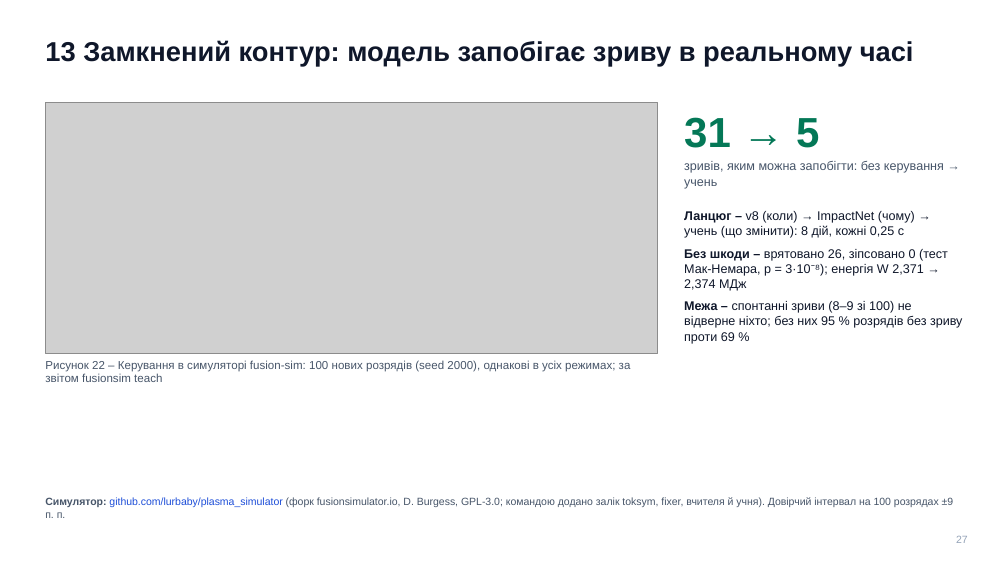
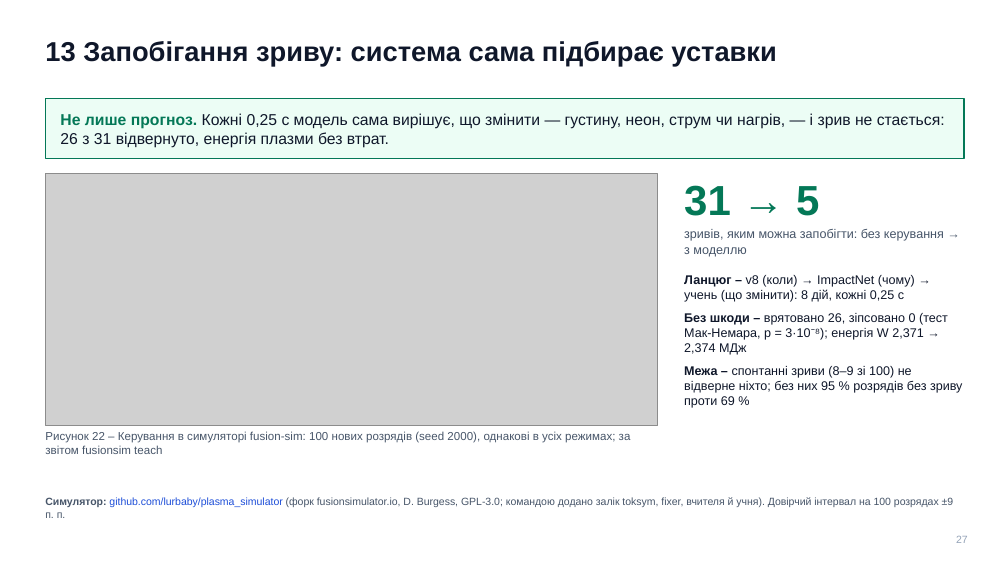
Before and after one commit to llllenah/plasma-disruption-prediction, a slide deck: slide 27 of docs/presentation.pptx. Drawn at 1008x567 pixels with LibreOffice and Linux fonts; fonts in the diff are those of the drawing; grey boxes stand for pictures. Boxes give left, top, right and bottom in pixels: in the first picture for what was removed or moved away, otherwise in the second. Text is boxed around its words. In the diff, an @@ line names an element or a change of style, - is before the commit and + after.

```diff
--- a/docs/presentation.pptx
+++ b/docs/presentation.pptx
@@ text at (45,41,776,66): text changed @@
-13 Замкнений контур: модель запобігає зриву в реальному часі
+13 Запобігання зриву: система сама підбирає уставки
@@ rectangle added at (45,98,964,159), fill #ECFDF5, outline #047857 1.25 pt @@
@@ text added at (60,113,945,148), 15 pt, text #0F172A @@
+Не лише прогноз. Кожні 0,25 с модель сама вирішує, що змінити — густину, неон, струм чи нагрів, — і зрив не стається: 26 з 31 відвернуто, енергія плазми без втрат.
@@ 2 texts, 1 picture: place and size @@
-2 texts, 1 picture at (45,102,944,382)
+2 texts, 1 picture at (45,174,944,454)
@@ text at (684,229,944,257): text changed @@
-зривів, яким можна запобігти: без керування → учень
+зривів, яким можна запобігти: без керування → з моделлю
@@ text "Ланцюг – v8 (коли) → ...": place and size @@
-text "Ланцюг – v8 (коли) → ..." at (684,211,962,344)
+text "Ланцюг – v8 (коли) → ..." at (684,275,962,408)
```
Also in this commit, not shown: 2 other slides changed, 1 other file.
